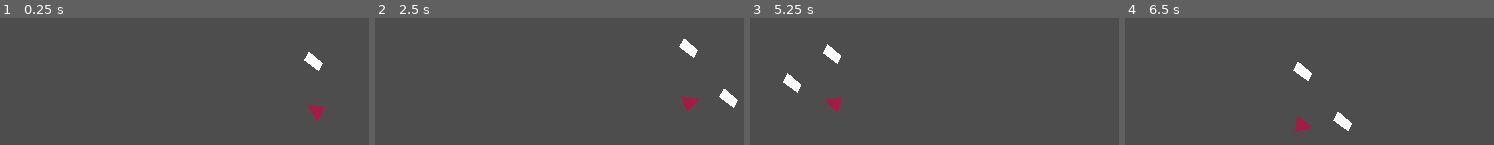
Above: before the commit, frames 1-4 (left to right).
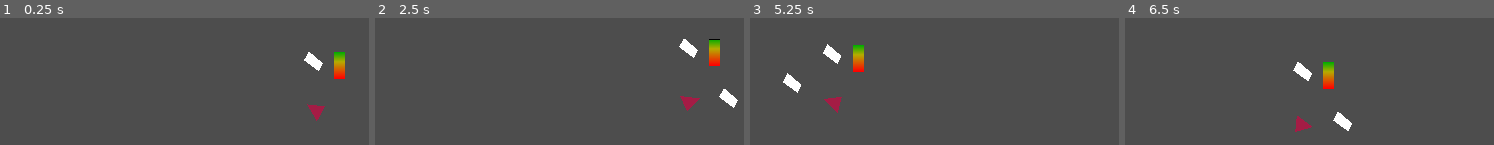
Above: after the commit, the same moments.

Repository: Parker-Vetter/SubwayUnderSea
Game: Godot game, scene res://Scenes/test_scene.tscn
The game is run twice, just before and just after one commit, with the same random seed, the same clock (stepped at 60 frames per second) and the same inputs.
Inputs:
- Up to frame 1 (0.25 s): no input
- Up to frame 2 (2.5 s): hold D (right) 0.53-1.28 s; hold S (down) 1.28-2.03 s; hold D (right) from 2.03 s (still down)
- Up to frame 3 (5.25 s): release D (right) at 2.78 s; hold W (up) 2.78-3.53 s; hold A (left) 3.53-5.03 s; tap Enter at 4.25 s; tap R (restart) at 5 s; hold S (down) from 5.03 s (still down)
- Up to frame 4 (6.5 s): tap R (restart) at 5.75 s; release S (down) at 5.78 s; hold D (right) from 5.78 s (still down)

The runs differ from the first frame. In frame 1, 0.6% of the frame differs, in the area x 90-94%, y 26-49%; in frame 2, 0.6%; in frame 3, 0.6%; in frame 4, 0.6%.
Error in both runs: Invalid access to property or key 'position' on a base object of type 'previously freed'. (res://tools/camera.gd:36)

Commit message:
Added a bar that visually shows how much oxygen the player has

Diff:
--- /dev/null
+++ b/subwaysea/Scenes/PlayerOxyTank.tscn
@@ -0,0 +1,35 @@
+[gd_scene load_steps=4 format=3 uid="uid://beb14gfytx36"]
+
+[ext_resource type="Texture2D" uid="uid://dbpsimmlk04gs" path="res://assets/ProgressBarProgress.tres" id="1_xeib6"]
+
+[sub_resource type="Gradient" id="Gradient_np5nn"]
+colors = PackedColorArray(0, 0, 0, 1, 0, 0, 0, 1)
+
+[sub_resource type="GradientTexture2D" id="GradientTexture2D_ehl6j"]
+gradient = SubResource("Gradient_np5nn")
+
+[node name="Control" type="Control"]
+layout_mode = 3
+anchors_preset = 0
+offset_right = 639.0
+offset_bottom = 364.0
+
+[node name="TextureProgressBar" type="TextureProgressBar" parent="."]
+layout_mode = 1
+anchors_preset = -1
+anchor_left = 0.005
+anchor_top = 0.003
+anchor_right = 1.002
+anchor_bottom = 0.989
+offset_left = -0.195
+offset_top = -0.092
+offset_right = -0.278076
+offset_bottom = 0.0039978
+grow_horizontal = 2
+grow_vertical = 2
+value = 80.0
+rounded = true
+fill_mode = 3
+nine_patch_stretch = true
+texture_under = SubResource("GradientTexture2D_ehl6j")
+texture_progress = ExtResource("1_xeib6")
--- a/subwaysea/Scenes/test_scene.tscn
+++ b/subwaysea/Scenes/test_scene.tscn
@@ -1,7 +1,9 @@
-[gd_scene load_steps=3 format=3 uid="uid://grexsfob2dti"]
+[gd_scene load_steps=5 format=3 uid="uid://grexsfob2dti"]
 
 [ext_resource type="PackedScene" uid="uid://beiratmnmkvyi" path="res://Scenes/player.tscn" id="1_eeyxp"]
 [ext_resource type="PackedScene" uid="uid://bjcgghhh053jy" path="res://Scenes/oxygenSystem.tscn" id="2_lhl1p"]
+[ext_resource type="PackedScene" uid="uid://beb14gfytx36" path="res://Scenes/PlayerOxyTank.tscn" id="3_xpj87"]
+[ext_resource type="Script" path="res://Scripts/playerUIFollow.gd" id="4_v31gu"]
 
 [node name="Node2D" type="Node2D"]
 
@@ -29,3 +31,9 @@
 
 [node name="OxygenSystem" parent="." instance=ExtResource("2_lhl1p")]
 position = Vector2(176, 497)
+
+[node name="PlayerOxyTank" parent="." instance=ExtResource("3_xpj87")]
+z_index = 1
+offset_right = 11.0
+offset_bottom = 27.0
+script = ExtResource("4_v31gu")
--- a/subwaysea/Scripts/OxygenMachine.gd
+++ b/subwaysea/Scripts/OxygenMachine.gd
@@ -4,6 +4,11 @@
 var Multilpier = 1
 var oxygenAmount = 100
 var oxygenCap = 100
+
+@onready var playerOxyTank = get_parent().find_child("PlayerOxyTank").get_child(0)
+
+func _process(delta: float) -> void:
+	playerOxyTank.set("value", oxygenAmount)
 
 func addOxygen():
 	if oxygenAmount < oxygenCap:
--- /dev/null
+++ b/subwaysea/Scripts/playerUIFollow.gd
@@ -0,0 +1,9 @@
+extends Control
+
+@onready var playerPosition = get_parent().find_child("Player")
+
+var offset = Vector2(20 , -60)
+
+# Called every frame. 'delta' is the elapsed time since the previous frame.
+func _process(delta: float) -> void:
+	position = playerPosition.position + offset
--- /dev/null
+++ b/subwaysea/assets/ProgressBarProgress.tres
@@ -0,0 +1,9 @@
+[gd_resource type="GradientTexture2D" load_steps=2 format=3 uid="uid://dbpsimmlk04gs"]
+
+[sub_resource type="Gradient" id="Gradient_qh0ri"]
+offsets = PackedFloat32Array(0, 0.366197, 1)
+colors = PackedColorArray(0, 0.678431, 0, 1, 0.713106, 0.677881, 0, 1, 1, 0, 0, 1)
+
+[resource]
+gradient = SubResource("Gradient_qh0ri")
+fill_to = Vector2(0, 1)
